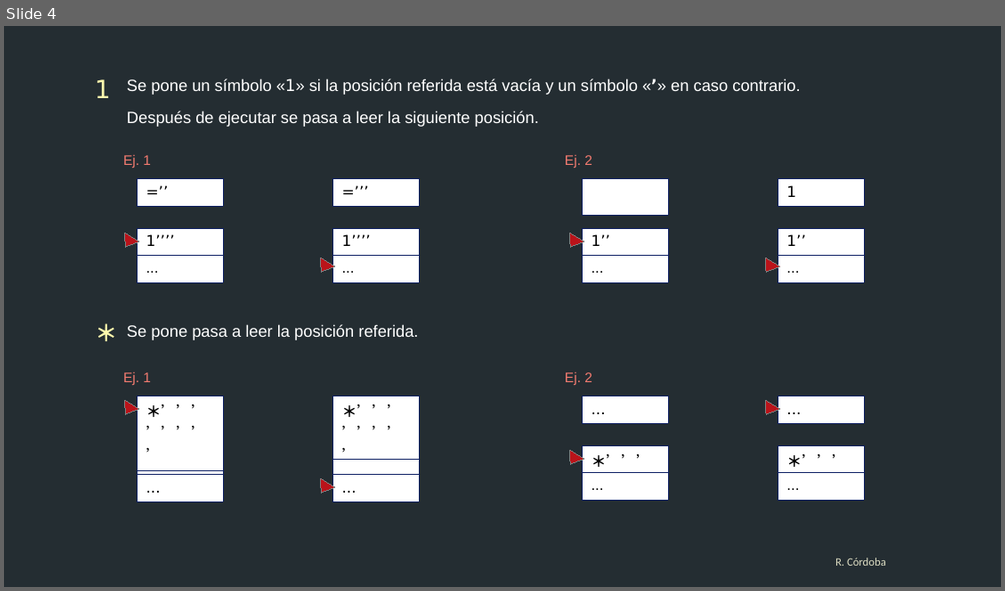
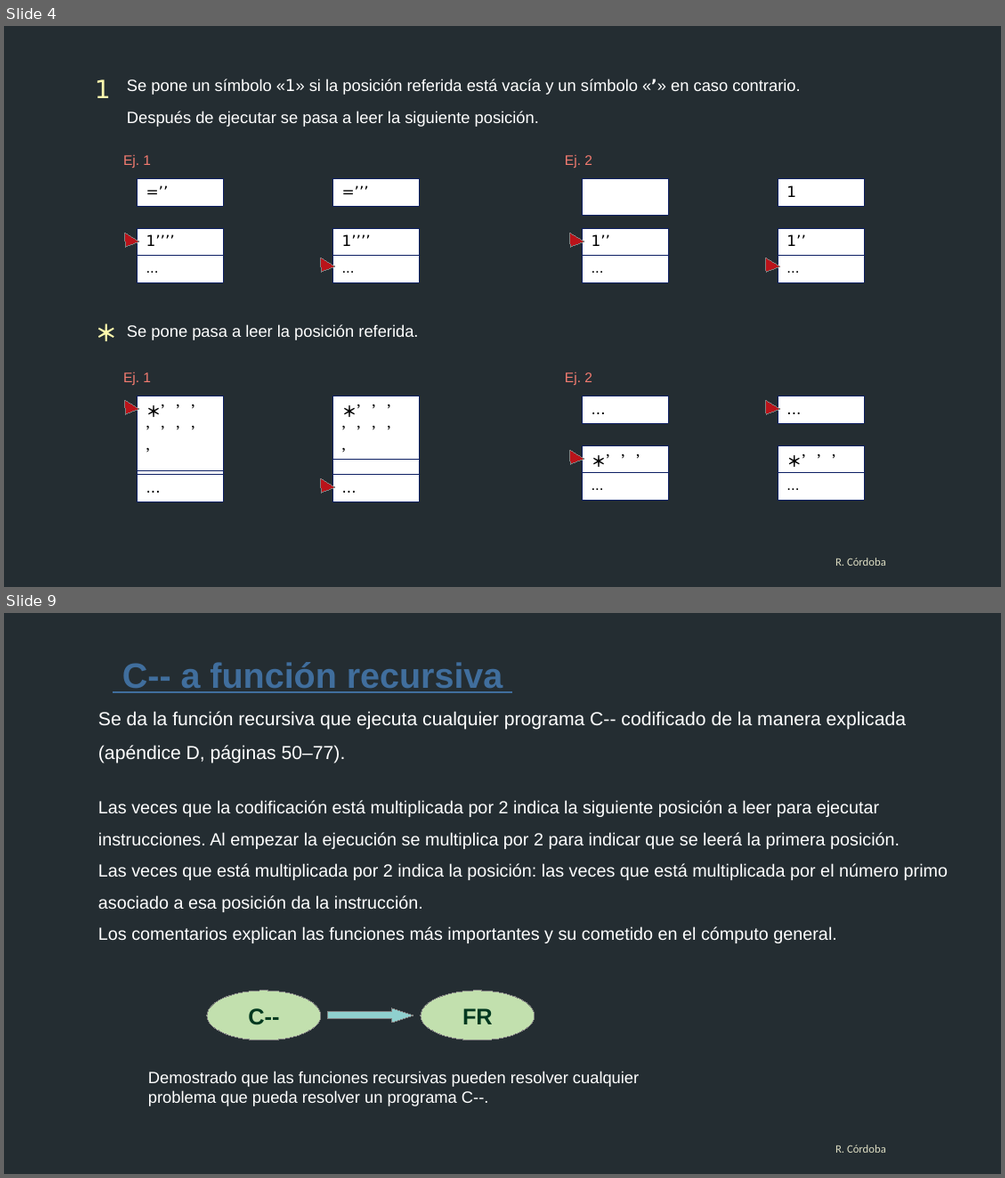
Before and after one commit to rjcordoba/yamm, a slide deck: presentación.odp. Shown one above the other, each under a label of ours: slide 4 before the commit, slides 4 and 9 after it; the slides between them are not shown. The pictures are 1005x591 and 1005x1178 pixels, drawn with LibreOffice and Linux fonts; fonts in the diff are those of the drawing; background and template pictures are left out. Boxes give left, top, right and bottom in pixels: in the first picture for what was removed or moved away, otherwise in the second. Text is boxed around its words. In the diff, an @@ line names an element or a change of style, - is before the commit and + after.

```diff
--- a/presentación.odp
+++ b/presentación.odp
@@ slide 9 added at (4,613,1001,1174), background #242D32 @@
@@ text added at (122,662,503,693), 28 pt, text #406E9D, bold, underline @@
+C-- a función recursiva
@@ text added at (98,711,906,763), 15 pt, text #FFFFFF @@
+Se da la función recursiva que ejecuta cualquier programa C-- codificado de la manera explicada (apéndice D, páginas 50‒77).
@@ text added at (98,800,947,943), 14 pt, text #FFFFFF @@
+Las veces que la codificación está multiplicada por 2 indica la siguiente posición a leer para ejecutar instrucciones. Al empezar la ejecución se multiplica por 2 para indicar que se leerá la primera posición.
+Las veces que está multiplicada por 2 indica la posición: las veces que está multiplicada por el número primo asociado a esa posición da la instrucción.
+Los comentarios explican las funciones más importantes y su cometido en el cómputo general.
@@ ellipse added at (207,990,321,1040), fill #C2E0AE, outline #808080 0 pt, 18 pt, text #00381F, bold @@
+C--
@@ right arrow added at (328,1008,413,1022), fill #8FD0CE, outline #808080 0 pt @@
@@ ellipse added at (421,990,535,1040), fill #C2E0AE, outline #808080 0 pt, 18 pt, text #00381F, bold @@
+FR
@@ text added at (148,1070,639,1106), 13 pt, text #FFFFFF @@
+Demostrado que las funciones recursivas pueden resolver cualquier problema que pueda resolver un programa C--.
@@ text added at (835,1144,886,1152), 9 pt, text #DCDCC2 @@
+R. Córdoba
```
Also in this commit, not shown: 2 slides changed, 3 other slides added.
